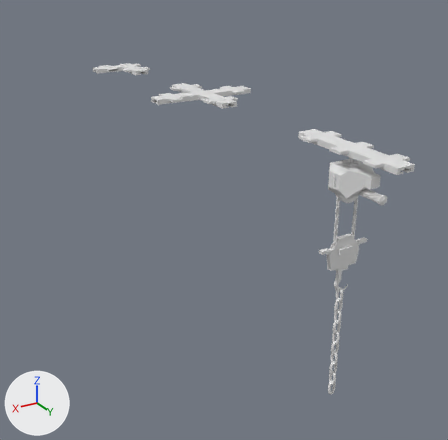
A saved change to the Blender file Models/GroupD/Factory Kit/Factory Machinery/Pulley/FM-005 Pulley Improved2.blend.
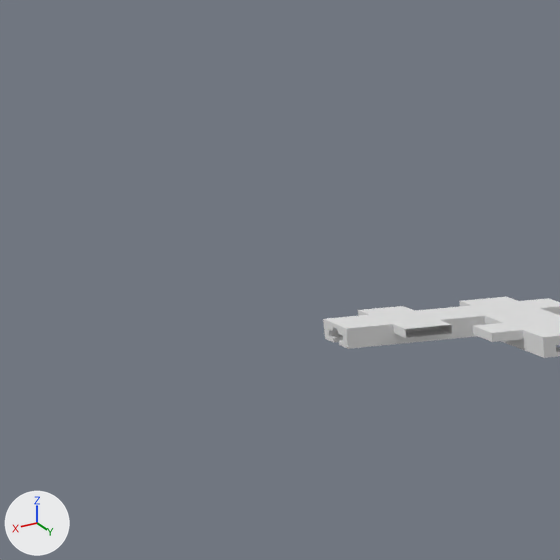
The first picture shows the older version from a camera (50 mm lens) standing at (5.74, 6.16, 5.69) and looking at (-0.64, -4.47, 0.37). The close-ups show both versions on the part from 6% to 31% of the width and 1% to 26% of the height of that picture; other places that the commit changed are outside them. Every picture has the same lights, and +X, +Y and +Z are marked at lower left.

Objects in the first close-up: 'FM-005-FrameTop.002'.
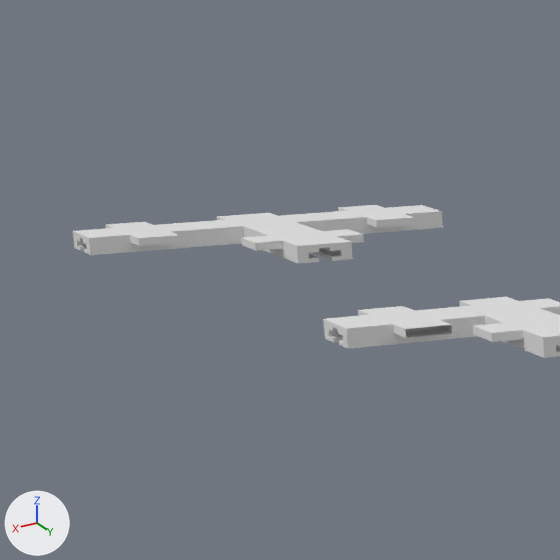
Where the change shows, as pixel boxes [x1, y1, x2, y2] in the close-ups (560 x 560 px):
'FM-005-FrameTop.003', added: after [73, 205, 443, 264]

Edits to the bpy script that builds the scene:
```text
Add me_cube_007:
    me_cube_007.from_pydata(...)  # 561 vertices, 558 faces, 3 loose edges; spans x -0.3..1.0, y -6.67..6.67, z -2.5..2.0
Add ob_fm_005_frametop_003:
    ob_fm_005_frametop_003 = bpy.data.objects.new('FM-005-FrameTop.003', me_cube_007)
    ob_fm_005_frametop_003.location = (0.0, -11.2, 3.214)
    ob_fm_005_frametop_003.rotation_euler = (0.0, 0.0, -1.571)  # degrees (0, 0, -90)
    ob_fm_005_frametop_003.scale = (-1.0, 0.15, 0.02)
```
